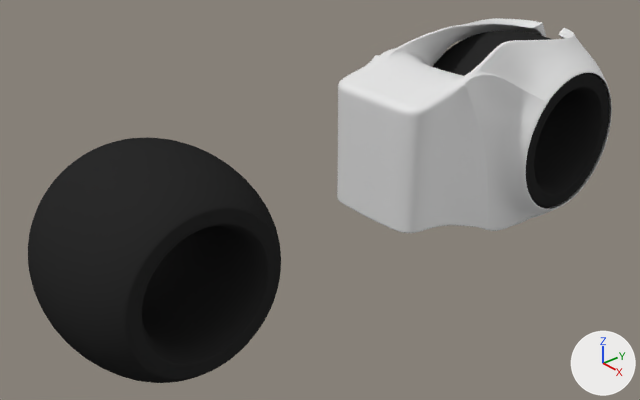
Two versions of the Blender file lightcycle/lightcycle.blend, one commit apart.
Rendered twice from a 50 mm camera at (1.703, -1.65, 1.437) aimed at (-0.054, -0.124, 0.261). Arrows for +X, +Y and +Z are at lower right; the lights stay in place.

The first picture shows 'parafanghi davanti', 'ruota davanti', 'ruota dietro'.
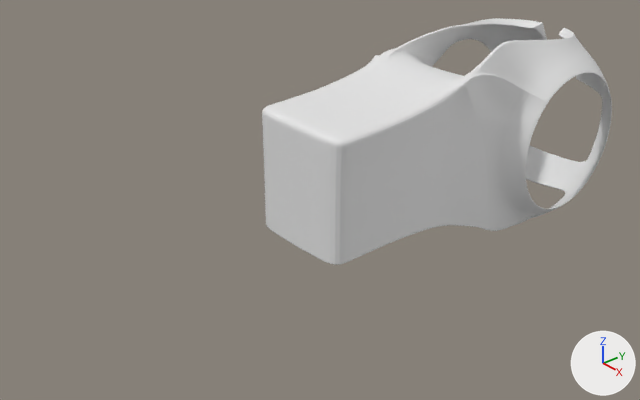
Location of each change, [x1, y1, x2, y2] in pixels of the pictures (640 x 400 px):
```json
{"object": "parafanghi davanti", "change": "reshaped", "before": [337, 18, 612, 233], "after": [262, 18, 612, 265], "on screen": "27% wider, 15% taller"}
{"object": "ruota dietro", "change": "hidden", "before": [28, 137, 281, 383], "on screen": "black"}
{"object": "ruota davanti", "change": "hidden", "before": [433, 30, 609, 209], "on screen": "black"}
{"part": 1, "of": "me_torus_005", "change": "built on", "before": [337, 67, 455, 233], "after": [262, 68, 455, 265]}
{"part": 2, "of": "me_torus_005", "change": "shading changed", "before": [342, 21, 612, 233], "after": [335, 21, 612, 236]}
```

Scene script edits in JSON lines:
```json
{"block": "me_torus_005", "where": "# used by ob_parafanghi_davanti; parent = ob_new_light_cycle; location = (0.0, 0.688, 0.312); scale = (2.97, 1.01, 1.01)"}
{"op": "remove", "block": "me_torus_005", "code": "me_torus_005.from_pydata(...)  # 1171 vertices, 1184 faces, 2 loose edges; spans x -0.082..0.082, y -0.658..0.297, z -0.282..0.341"}
{"op": "add", "block": "me_torus_005", "code": "me_torus_005.from_pydata(...)  # 1299 vertices, 1312 faces, 2 loose edges; spans x -0.082..0.082, y -0.934..0.297, z -0.282..0.341"}
{"block": "me_torus_005", "change": "me_torus_005 part 1"}
{"block": "me_torus_005", "change": "13 vertices are removed from x -0.028..0.028, y -0.658, z -0.134..0.224"}
{"block": "me_torus_005", "change": "32 faces are deleted"}
{"block": "me_torus_005", "change": "22 vertices move from x -0.058..0.058, y -0.658..-0.568, z -0.137..0.243 to x -0.058..0.058, y -0.74..-0.568, z -0.137..0.244"}
{"block": "me_torus_005", "change": "60 vertices are added at x -0.058..0.058, y -0.934..-0.74, z -0.136..0.244"}
{"block": "me_torus_005", "change": "18 new vertices lie (0.0, -0.071, 0.0) away from vertices in x -0.028..0.028, y -0.658, z -0.106..0.2"}
{"block": "me_torus_005", "change": "18 new vertices lie (0.0, -0.062, 0.0) away from vertices in x -0.057..0.057, y -0.811, z -0.099..0.186"}
{"block": "me_torus_005", "change": "18 new vertices lie (0.0, -0.061, 0.0) away from vertices in x -0.057..0.057, y -0.873, z -0.099..0.186"}
{"block": "me_torus_005", "change": "6 new vertices lie (0.0, 0.0, -0.027) away from vertices in x -0.056..0.056, y -0.934..-0.811, z -0.099"}
{"block": "me_torus_005", "change": "5 new vertices lie (0.0, -0.071, -0.002) away from vertices in x -0.058..0.058, y -0.74..-0.658, z 0.224..0.244"}
{"block": "me_torus_005", "change": "5 new vertices lie (0.0, -0.062, -0.002) away from vertices in x -0.058..0.058, y -0.811, z 0.242"}
{"block": "me_torus_005", "change": "5 new vertices lie (0.0, -0.061, 0.0) away from vertices in x -0.058..0.058, y -0.873, z 0.24"}
{"block": "me_torus_005", "change": "6 new vertices lie (0.0, 0.0, 0.041) away from vertices in x -0.028..0.028, y -0.934, z -0.046..0.076"}
{"block": "me_torus_005", "change": "160 new faces join them"}
{"block": "me_torus_005", "change": "me_torus_005 part 2: 1152 kept faces spanning x -0.082..0.082, y -0.74..0.297, z -0.282..0.341 are now shaded flat"}
{"op": "add", "block": "ob_ruota_dietro", "code": "ob_ruota_dietro.hide_set(True)  # its collection is switched off"}
{"op": "add", "block": "ob_ruota_davanti", "code": "ob_ruota_davanti.hide_set(True)  # its collection is switched off"}
```
